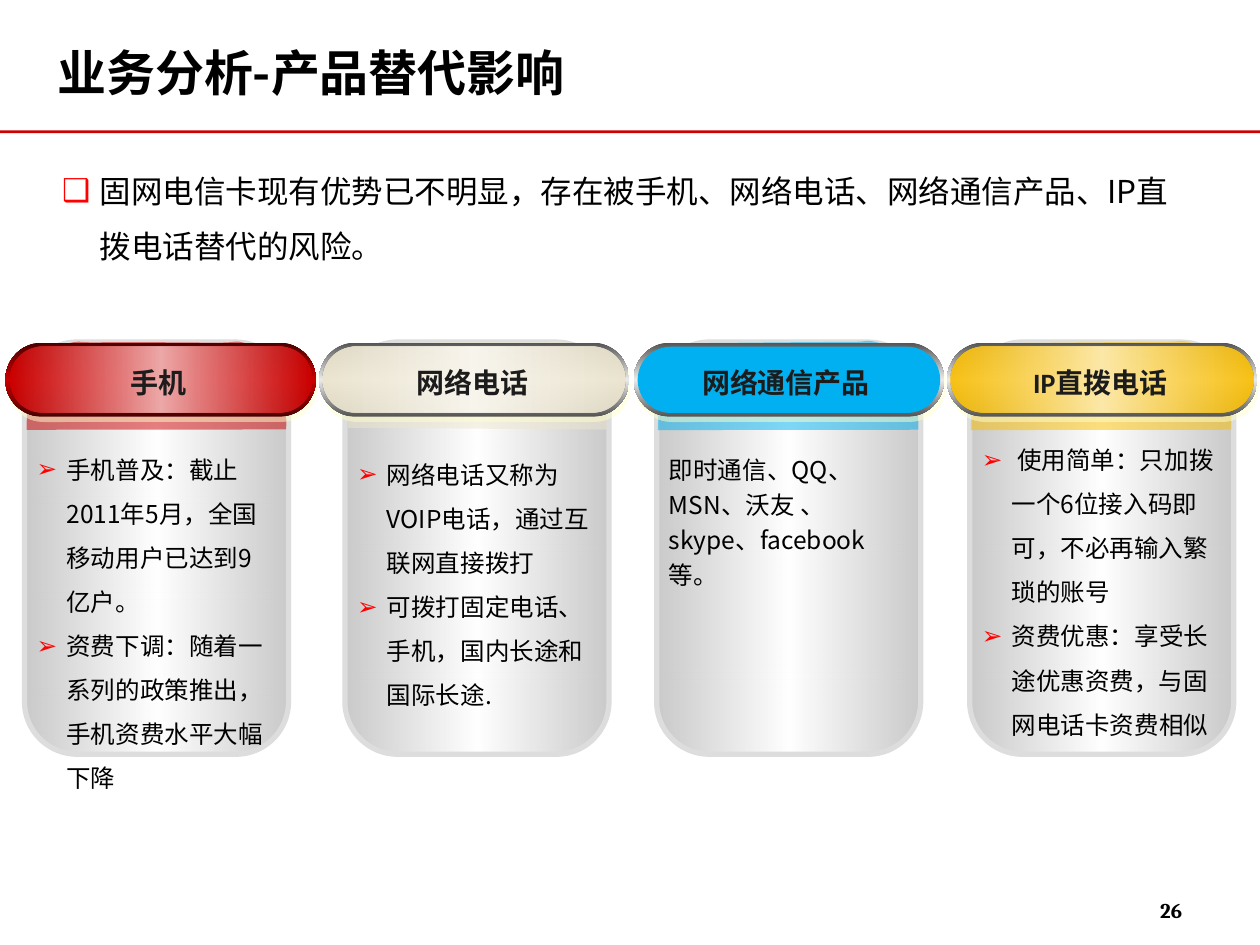
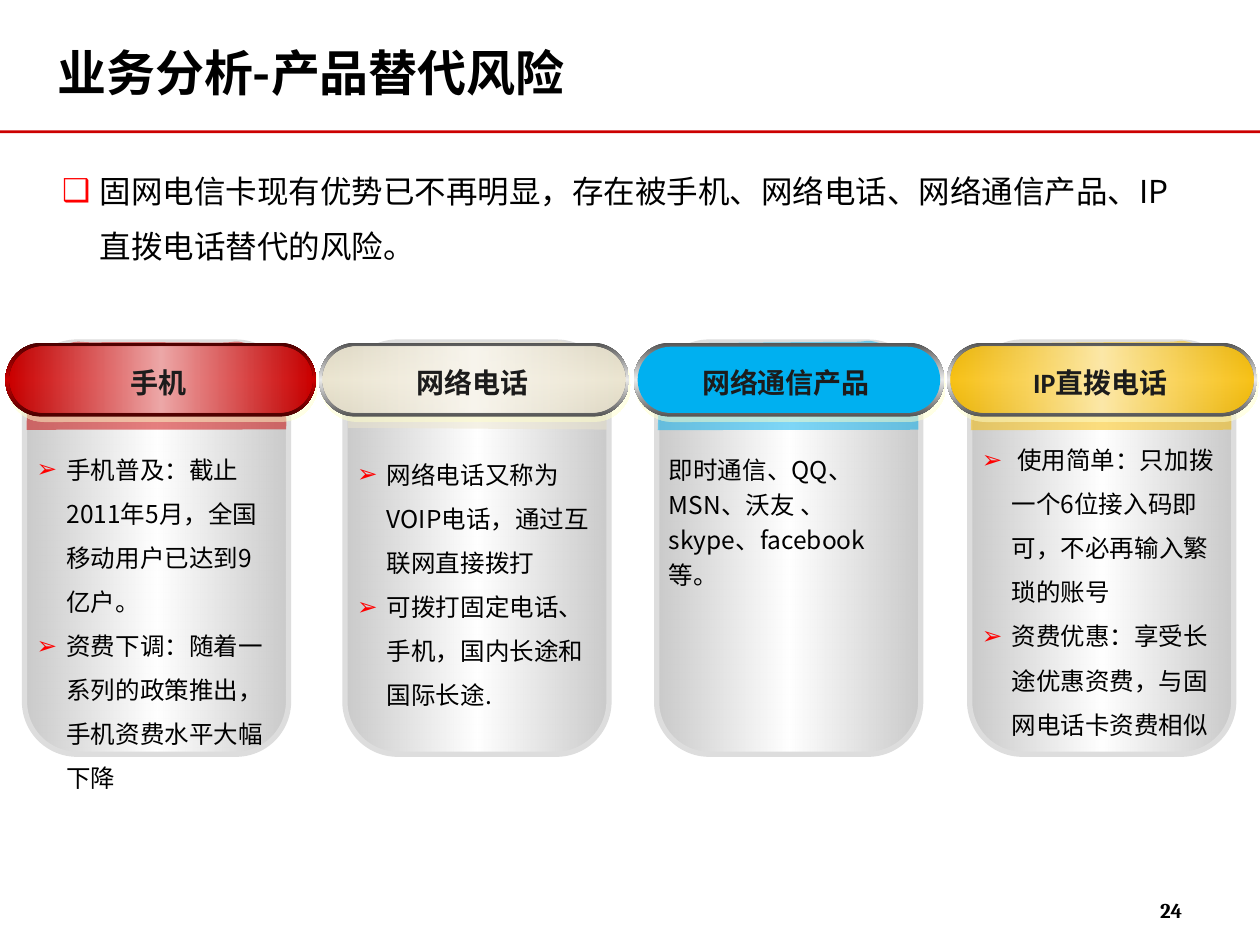
Before and after one commit to momo1101/unicardsrch, a slide deck: slide 24 of 软课题文本/软课题-中国联通电信卡业务及策略研究.ppt (slide 26 before the commit). Drawn at 1260x945 pixels with LibreOffice and Linux fonts; fonts in the diff are those of the drawing; background and template pictures are left out. Boxes give left, top, right and bottom in pixels: in the first picture for what was removed or moved away, otherwise in the second. Text is boxed around its words. In the diff, an @@ line names an element or a change of style, - is before the commit and + after.

```diff
--- a/软课题文本/软课题-中国联通电信卡业务及策略研究.ppt
+++ b/软课题文本/软课题-中国联通电信卡业务及策略研究.ppt
@@ title at (57, 49, 564, 96): text changed @@
-业务分析-产品替代影响
+业务分析-产品替代风险
@@ text at (100, 176, 1169, 261): text changed @@
-❑ 固网电信卡现有优势已不明显，存在被手机、网络电话、网络通信产品、IP直拨电话替代的风险。
+❑ 固网电信卡现有优势已不再明显，存在被手机、网络电话、网络通信产品、IP直拨电话替代的风险。
@@ page number at (1160, 903, 1182, 918): text changed @@
-26
+24
```
Also in this commit, not shown: 6 other slides changed, 1 slide added, 4 slides removed.
